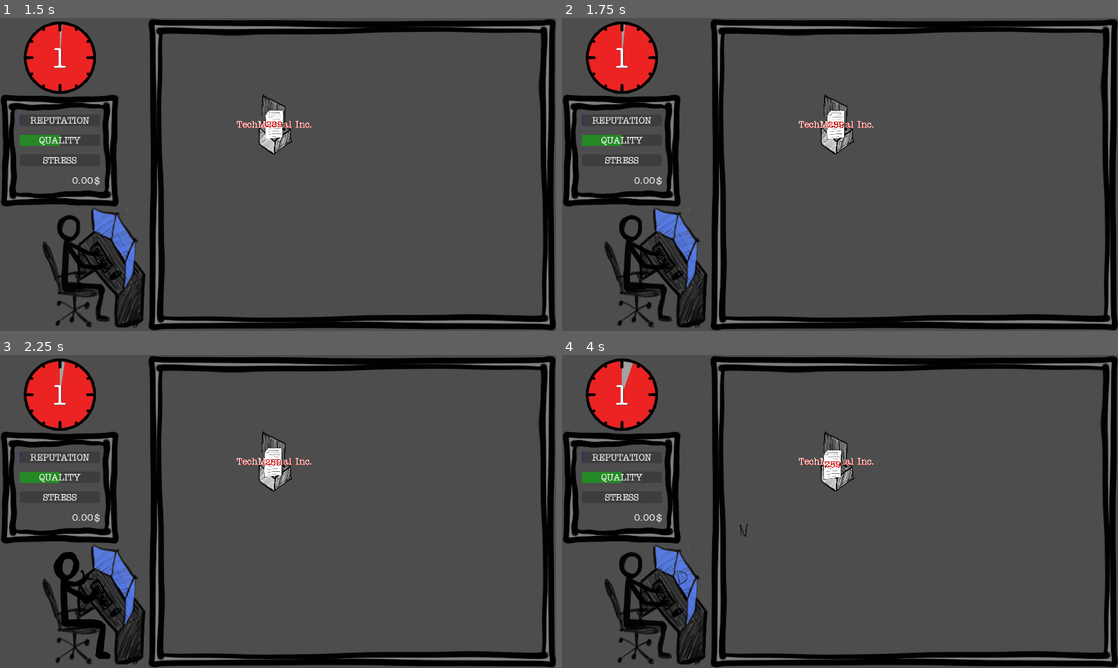
Above: before the commit, frames 1-4 (two rows, left to right).
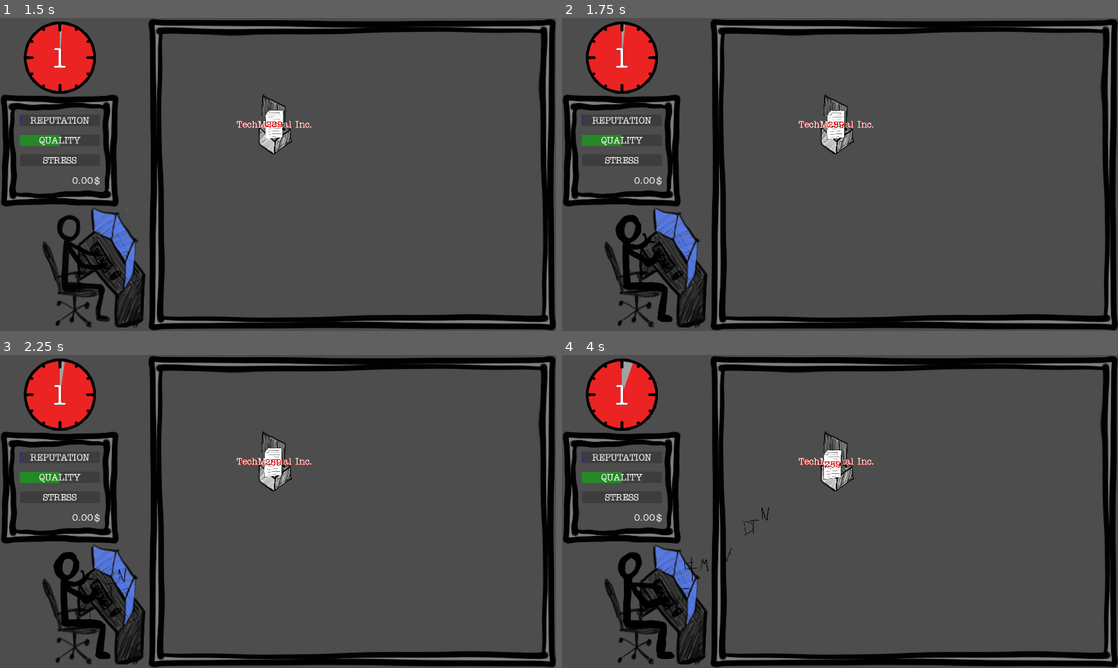
Above: after the commit, the same moments.

Repository: ildede/game-off-2025
Game: Godot game, scene res://scenes/ui/start_screen/start.tscn
Same seed, same stepped clock (60 frames per second), same inputs: the game is played once before the commit and once after it.
Inputs (mouse positions are in pixels of both pictures, inside the frame that each line leads up to):
- Up to frame 1 (1.5 s): click "START" at 0.5 s; click "Accept" at 1.25 s
- Up to frame 2 (1.75 s): no input
- Up to frame 3 (2.25 s): click (272, 461) at 2 s
- Up to frame 4 (4 s): click (834, 461) at 2.75 s; click (834, 461) at 3.5 s

Frame 1 is identical in both runs. In frame 2, 0.5% of the frame differs, in the area x 9-23%, y 60-98%; in frame 3, less than 0.1%; in frame 4, 0.5%, in the area x 10-38%, y 48-98%.

Commit message:
fix: change numbers

Diff:
--- a/autoloads/global.gd
+++ b/autoloads/global.gd
@@ -89,7 +89,7 @@
 class Config:
 	var day_lenght_in_seconds: float = 60
 	var seconds_between_events: int = 15
-	var words_per_letter: int = 50
+	var words_per_letter: int = 10
 	var max_stress_level: float = 100
 	var words_per_day: int = 2500
 
--- a/scenes/game/translator/translator.tscn
+++ b/scenes/game/translator/translator.tscn
@@ -49,7 +49,7 @@
 scale = Vector2(0.2, 0.2)
 sprite_frames = SubResource("SpriteFrames_pcpsr")
 animation = &"typing"
-frame_progress = 0.2422564
+frame_progress = 0.3035154
 
 [node name="WPM" type="Timer" parent="."]
 wait_time = 0.24
